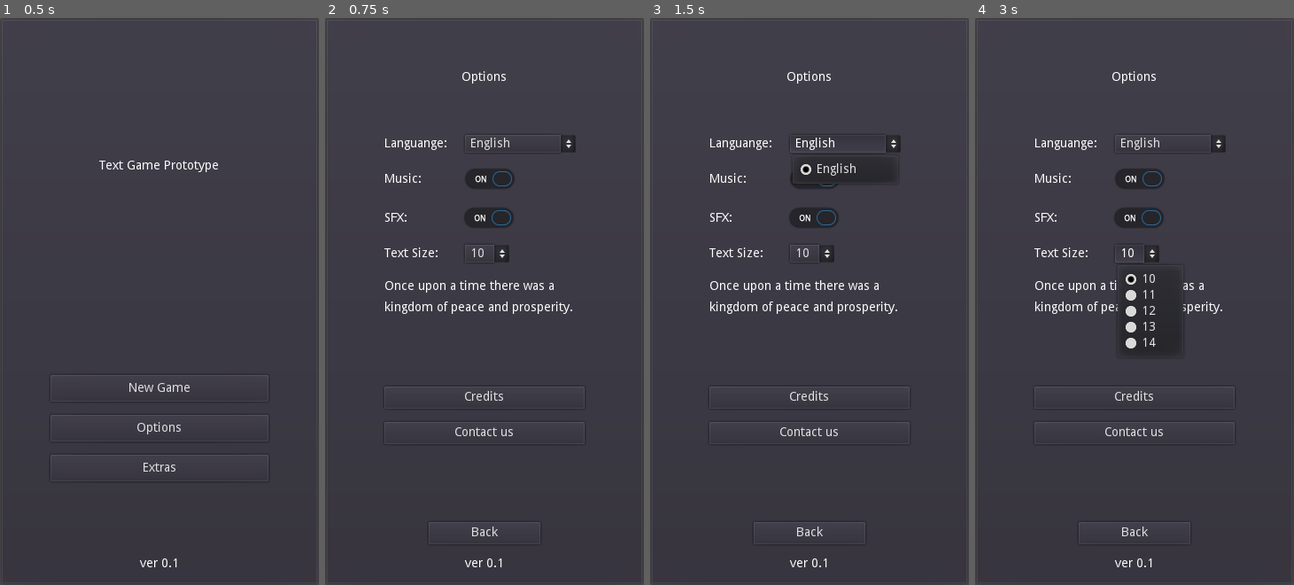
Above: before the commit, frames 1-4 (left to right).
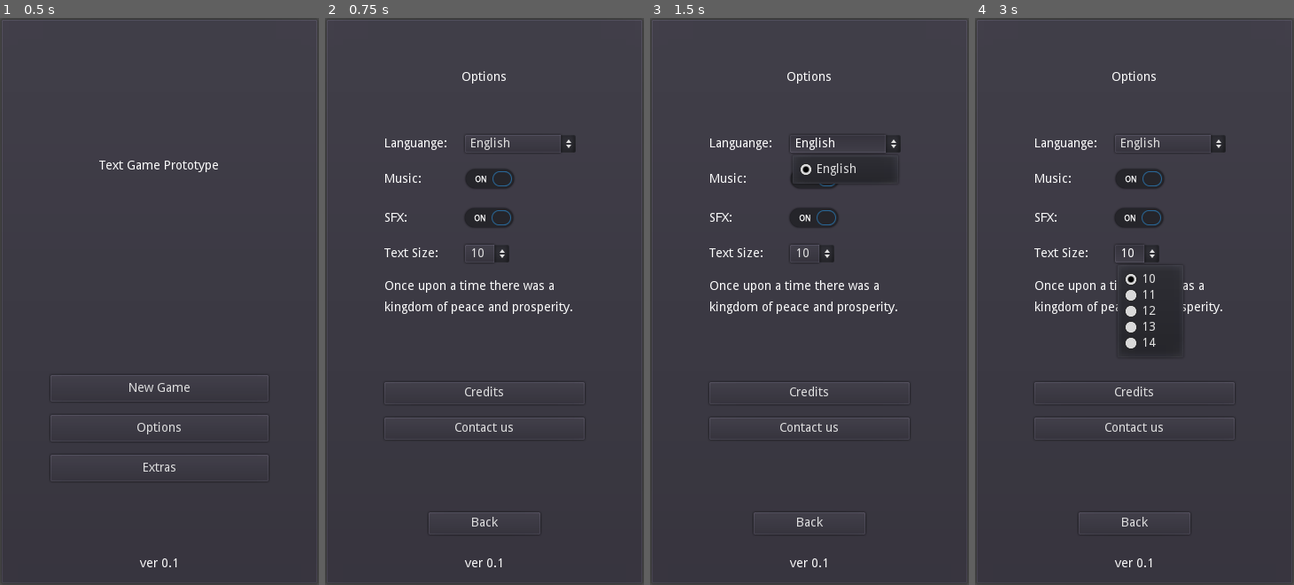
Above: after the commit, the same moments.

Repository: philipuriarte/A-Churchyard-of-Orphans
Game: Godot game, scene res://scenes/main.tscn
Two runs of this game, one before a commit and one after it. Both use one fixed random seed, a clock stepped at 60 frames per second and the inputs below.
Inputs (mouse positions are in pixels of both pictures, inside the frame that each line leads up to):
- Up to frame 1 (0.5 s): no input
- Up to frame 2 (0.75 s): click "Options" at 0.5 s
- Up to frame 3 (1.5 s): click "English" at 1.25 s
- Up to frame 4 (3 s): click (1140, 216) at 2 s; click "10" at 2.75 s

Frame 1 is identical in both runs. In frame 2, 0.8% of the frame differs, in the area x 18-82%, y 64-92%; in frame 3, 0.8%; in frame 4, 0.8%.

Commit message:
Update formatting in options_screen

Diff:
--- a/scenes/options_screen.tscn
+++ b/scenes/options_screen.tscn
@@ -32,9 +32,9 @@
 
 [node name="CreditsScreen" type="PanelContainer" parent="PopupCredits/CreditsScreenContainer"]
 margin_left = 55.0
-margin_top = 145.0
+margin_top = 120.0
 margin_right = 305.0
-margin_bottom = 545.0
+margin_bottom = 520.0
 rect_min_size = Vector2( 250, 400 )
 
 [node name="CreditsMargin" type="MarginContainer" parent="PopupCredits/CreditsScreenContainer/CreditsScreen"]
@@ -125,7 +125,7 @@
 [node name="OptionsMargin" type="MarginContainer" parent="MarginContainer/MainCointainer"]
 margin_top = 115.0
 margin_right = 326.0
-margin_bottom = 537.0
+margin_bottom = 526.0
 size_flags_vertical = 3
 custom_constants/margin_right = 50
 custom_constants/margin_left = 50
@@ -133,7 +133,7 @@
 [node name="OptionsContainer" type="VBoxContainer" parent="MarginContainer/MainCointainer/OptionsMargin"]
 margin_left = 50.0
 margin_right = 276.0
-margin_bottom = 422.0
+margin_bottom = 411.0
 size_flags_vertical = 3
 custom_constants/separation = 10
 
@@ -242,33 +242,33 @@
 [node name="ExtrasContainer" type="VBoxContainer" parent="MarginContainer/MainCointainer/OptionsMargin/OptionsContainer"]
 margin_top = 212.0
 margin_right = 226.0
-margin_bottom = 422.0
+margin_bottom = 411.0
 size_flags_vertical = 3
 custom_constants/separation = 15
 alignment = 1
 
 [node name="CreditsButton" type="Button" parent="MarginContainer/MainCointainer/OptionsMargin/OptionsContainer/ExtrasContainer"]
-margin_top = 72.0
-margin_right = 226.0
-margin_bottom = 97.0
+margin_top = 67.0
+margin_right = 226.0
+margin_bottom = 92.0
 rect_min_size = Vector2( 0, 25 )
 focus_mode = 0
 enabled_focus_mode = 0
 text = "Credits"
 
 [node name="ContactButton" type="Button" parent="MarginContainer/MainCointainer/OptionsMargin/OptionsContainer/ExtrasContainer"]
-margin_top = 112.0
-margin_right = 226.0
-margin_bottom = 137.0
+margin_top = 107.0
+margin_right = 226.0
+margin_bottom = 132.0
 rect_min_size = Vector2( 0, 25 )
 focus_mode = 0
 enabled_focus_mode = 0
 text = "Contact us"
 
 [node name="ButtonMargin" type="MarginContainer" parent="MarginContainer/MainCointainer"]
-margin_top = 552.0
-margin_right = 326.0
-margin_bottom = 577.0
+margin_top = 541.0
+margin_right = 326.0
+margin_bottom = 566.0
 custom_constants/margin_right = 100
 custom_constants/margin_left = 100
 
@@ -282,11 +282,13 @@
 text = "Back"
 
 [node name="BottomText" type="Label" parent="MarginContainer/MainCointainer"]
-margin_top = 592.0
+margin_top = 581.0
 margin_right = 326.0
 margin_bottom = 606.0
+rect_min_size = Vector2( 0, 25 )
 text = "ver 0.1"
 align = 1
+valign = 2
 
 [connection signal="gui_input" from="PopupCredits" to="." method="_on_PopupCredits_gui_input"]
 [connection signal="pressed" from="PopupCredits/CreditsScreenContainer/CreditsScreen/CreditsMargin/CreditsContainer/CloseButton" to="." method="_on_CloseButton_pressed"]
